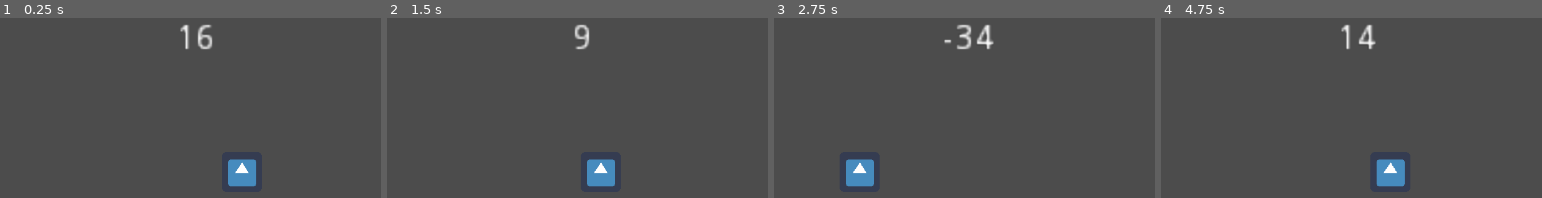
Above: before the commit, frames 1-4 (left to right).
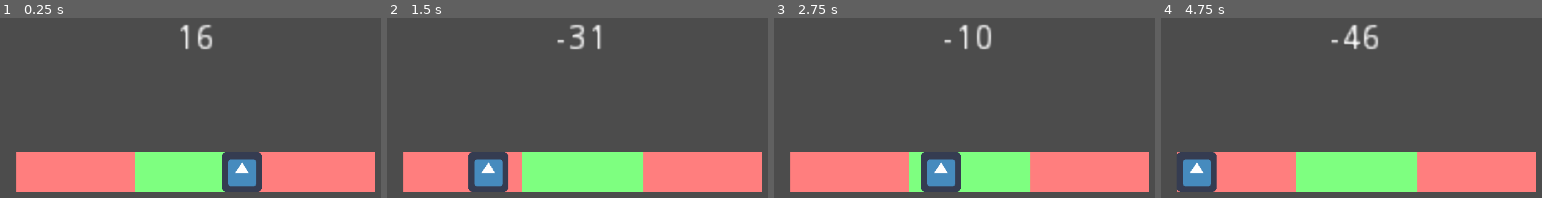
Above: after the commit, the same moments.

Repository: huevitoalarcon/gamejamjulio
Game: Godot game, scene res://Main.tscn
Two runs of this game, one before a commit and one after it. Both use one fixed random seed, a clock stepped at 60 frames per second and the inputs below. The engine's default icon, where the game draws it, is replaced by a stand-in: a white triangle on a blue panel in a dark square.
Inputs:
- Up to frame 1 (0.25 s): no input
- Up to frame 2 (1.5 s): no input
- Up to frame 3 (2.75 s): no input
- Up to frame 4 (4.75 s): no input

The runs differ from the first frame. In frame 1, 19% of the frame differs, in the area x 4-99%, y 74-97%; in frame 2, 20%; in frame 3, 21%; in frame 4, 21%, in the area x 4-99%, y 3-97%.

Commit message:
cambia velocidad movimiento

Diff:
--- a/Main.tscn
+++ b/Main.tscn
@@ -4,4 +4,18 @@
 
 [node name="Main" type="Node2D"]
 
+[node name="ColorRect" type="ColorRect" parent="."]
+margin_left = 354.0
+margin_top = 640.0
+margin_right = 928.0
+margin_bottom = 704.0
+color = Color( 1, 0.498039, 0.498039, 1 )
+
+[node name="ColorRect2" type="ColorRect" parent="."]
+margin_left = 544.0
+margin_top = 640.0
+margin_right = 738.0
+margin_bottom = 704.0
+color = Color( 0.498039, 1, 0.505882, 1 )
+
 [node name="PowerBar" parent="." instance=ExtResource( 1 )]
--- a/PowerBar.gd
+++ b/PowerBar.gd
@@ -9,9 +9,9 @@
 
 	contador +=direccion
 	if contador >=50:
-		direccion= -1
+		direccion= -3
 	elif contador <= -50:
-		direccion=1
+		direccion=3
 
 	$Barrita.position.x +=direccion*5
 
